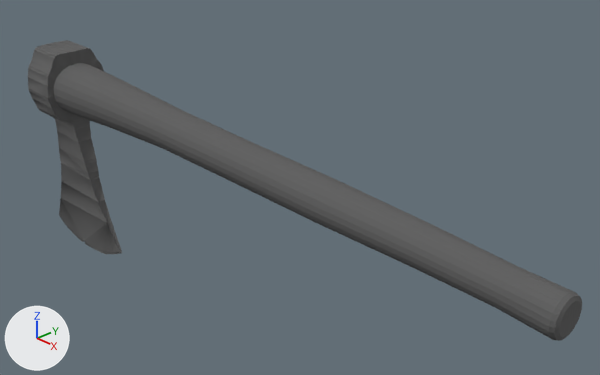
Renders of the Blender file Assets/models/weapons/blenderfiles/axepack1.blend from each side of a commit.
Before and after are seen from a camera (50 mm lens) standing at (0.791, -0.61, 0.723) and looking at (0.047, 0.091, 0.24). Every picture has the same lights, and +X, +Y and +Z are marked at lower left. The older version comes first.

The first picture shows 'tripo_node_49d3a576'.
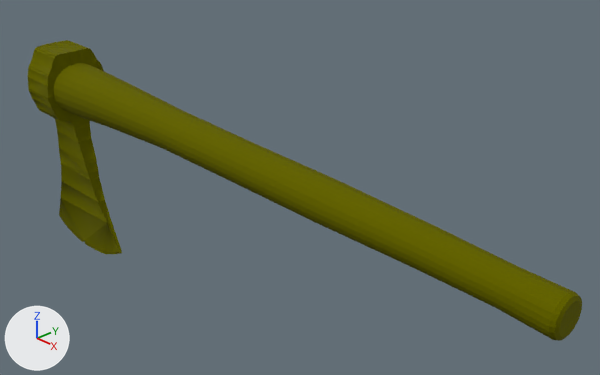
Where the change shows, as pixel boxes (x1, y1, x2, y2) in the pictures (600 x 375 px):
'tripo_node_49d3a576', surface changed (grey to yellow)
    both: (28, 40, 582, 341)

Diff of the bpy script that builds the scene:
```diff
--- a/Assets/models/weapons/blenderfiles/axepack1.blend.py
+++ b/Assets/models/weapons/blenderfiles/axepack1.blend.py
@@ mat_tripo_mat_49d3a576 @@
 n4 = _N.new('ShaderNodeGroup'); n4.name = 'Pixelate'
 n4.node_tree = ng_pixelate
-n4.inputs[1].default_value = 512  # 'Pixels'
+n4.inputs[1].default_value = 256  # 'Pixels'
 n5 = _N.new('ShaderNodeGroup'); n5.name = 'Posterize'
```
